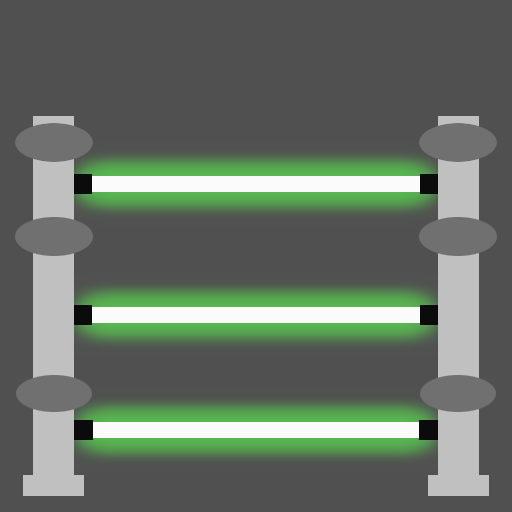
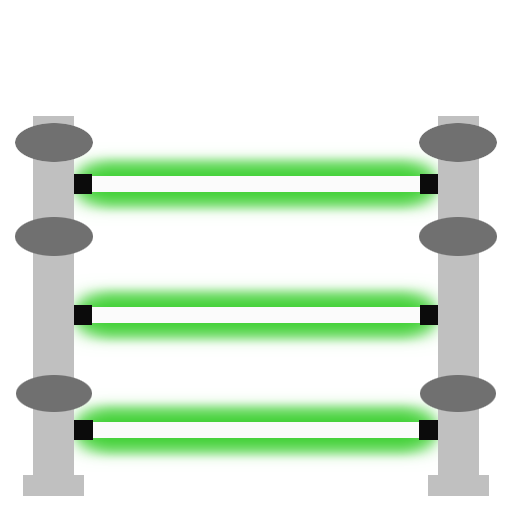
Two versions of the same layered image (512x512). Layer-by-layer changes:
hid "Background" over (0, 0, 512, 512)
